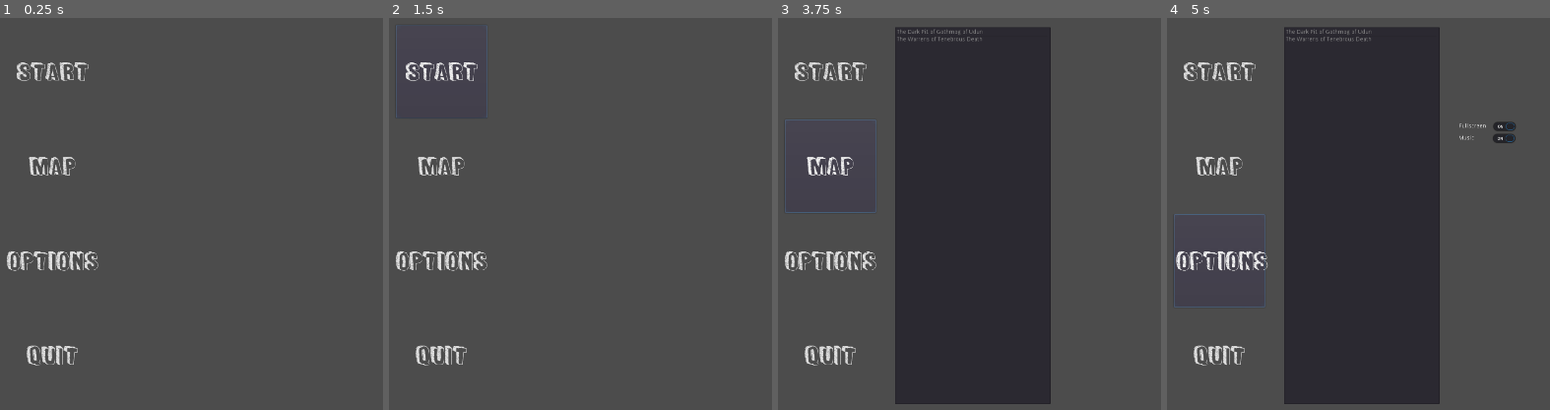
Above: before the commit, frames 1-4 (left to right).
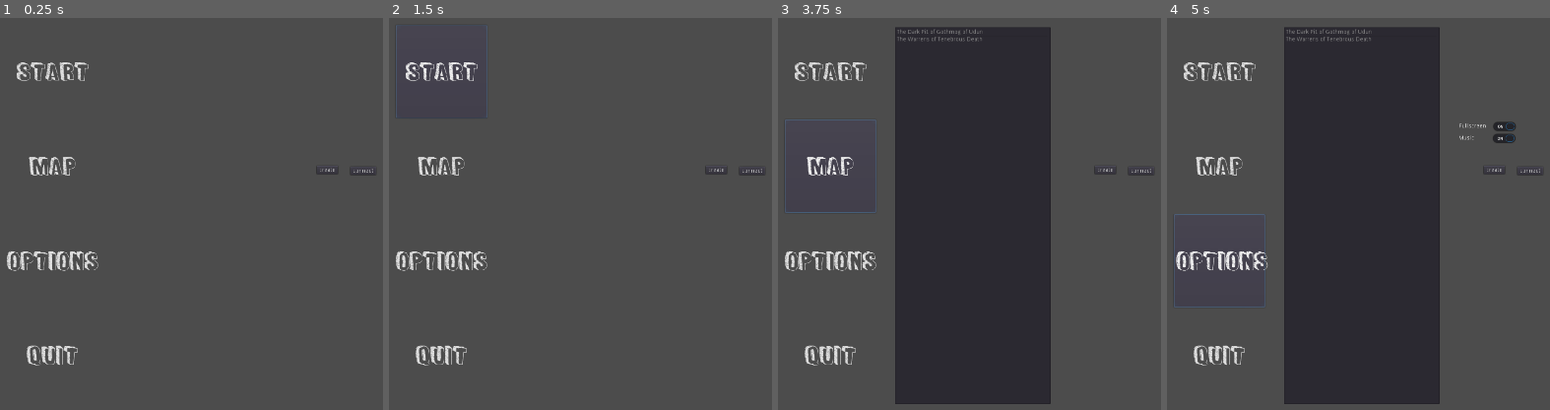
Above: after the commit, the same moments.

Repository: Lexxn0x3/Dungeons_and_Dragons
Game: Godot game, scene res://Main.tscn
Two runs of this game, one before a commit and one after it. Both use one fixed random seed, a clock stepped at 60 frames per second and the inputs below. The engine's default icon, where the game draws it, is replaced by a stand-in: a white triangle on a blue panel in a dark square.
Inputs (mouse positions are in pixels of both pictures, inside the frame that each line leads up to):
- Up to frame 1 (0.25 s): no input
- Up to frame 2 (1.5 s): click (714, 170) at 0.5 s, where only the run after the commit has a clickable "create"; click "Start" at 1.25 s
- Up to frame 3 (3.75 s): click "Start" at 2 s; click (1141, 170) at 2.75 s, where only the run after the commit has a clickable "connect"; click "Map" at 3.5 s
- Up to frame 4 (5 s): click "Options" at 4.25 s

The runs differ from the first frame. In frame 1, less than 0.1% of the frame differs, in the area x 82-98%, y 37-41%; in frame 2, less than 0.1%; in frame 3, less than 0.1%; in frame 4, less than 0.1%.

Commit message:
basic connection

Diff:
--- a/Game GoDot/MainMenu/MainMenu.gd
+++ b/Game GoDot/MainMenu/MainMenu.gd
@@ -49,3 +49,13 @@
 
 func _on_Options_pressed():
 	get_parent()._instance_options()                                            #calls the funktion _instance_optons from the MainScene                           #gets value form the file and returns it
+
+
+func _on_create_Button2_pressed():
+	Network.create_server()
+	print(get_tree().get_network_unique_id())
+
+
+func _on_connect_Button_pressed():
+	Network.connect_to_server()
+	print(get_tree().get_network_unique_id())
--- a/Game GoDot/MainMenu/MainMenu.tscn
+++ b/Game GoDot/MainMenu/MainMenu.tscn
@@ -115,8 +115,27 @@
 margin_right = 198.637
 margin_bottom = -19.9688
 text = "Fullscreen"
+
+[node name="Button" type="Button" parent="."]
+margin_left = 957.633
+margin_top = 426.476
+margin_right = 1020.63
+margin_bottom = 446.476
+text = "connect"
+__meta__ = {
+"_edit_use_anchors_": false
+}
+
+[node name="Button2" type="Button" parent="."]
+margin_left = 876.215
+margin_top = 423.892
+margin_right = 928.215
+margin_bottom = 443.892
+text = "create"
 [connection signal="pressed" from="MarginContainer/HBoxContainer/VBoxContainer/Start" to="." method="_on_Start_pressed"]
 [connection signal="pressed" from="MarginContainer/HBoxContainer/VBoxContainer/Map" to="." method="_on_Map_pressed"]
 [connection signal="pressed" from="MarginContainer/HBoxContainer/VBoxContainer/Options" to="." method="_on_Options_pressed"]
 [connection signal="pressed" from="MarginContainer/HBoxContainer/VBoxContainer/Quit" to="." method="_on_Quit_pressed"]
 [connection signal="pressed" from="CheckBox" to="." method="_on_CheckBox_pressed"]
+[connection signal="pressed" from="Button" to="." method="_on_connect_Button_pressed"]
+[connection signal="pressed" from="Button2" to="." method="_on_create_Button2_pressed"]
--- /dev/null
+++ b/Game GoDot/Network.gd
@@ -0,0 +1,56 @@
+extends Node
+
+const DEFAULT_IP = '127.0.0.1'
+const DEFAULT_PORT = 3141
+const MAX_PLAYERS = 5
+
+
+func create_server():
+	var peer = NetworkedMultiplayerENet.new()
+	peer.create_server(DEFAULT_PORT, MAX_PLAYERS)
+	get_tree().set_network_peer(peer)
+
+func connect_to_server():
+	var peer = NetworkedMultiplayerENet.new()
+	peer.create_client(DEFAULT_IP, DEFAULT_PORT)
+	get_tree().set_network_peer(peer)
+
+# Connect all functions
+
+func _ready():
+	get_tree().connect("network_peer_connected", self, "_player_connected")
+	get_tree().connect("network_peer_disconnected", self, "_player_disconnected")
+	get_tree().connect("connected_to_server", self, "_connected_ok")
+	get_tree().connect("connection_failed", self, "_connected_fail")
+	get_tree().connect("server_disconnected", self, "_server_disconnected")
+
+# Player info, associate ID to data
+var player_info = {}
+# Info we send to other players
+var my_info = { name = "Johnson Magenta", favorite_color = Color8(255, 0, 255) }
+
+func _player_connected(id):
+	rpc_id(id, "register_player", my_info)
+	print("player connected: ")
+	print(id)
+	print(player_info)
+
+func _player_disconnected(id):
+	player_info.erase(id) # Erase player from info.
+
+func _connected_ok():
+	pass # Only called on clients, not server. Will go unused; not useful here.
+
+func _server_disconnected():
+	print("disconnected")
+
+func _connected_fail():
+	print("connection failed")
+
+remote func register_player(info):
+	# Get the id of the RPC sender.
+	var id = get_tree().get_rpc_sender_id()
+	# Store the info
+	player_info[id] = info
+
+	# Call function to update lobby UI here
--- a/Game GoDot/project.godot
+++ b/Game GoDot/project.godot
@@ -18,6 +18,10 @@
 config/name="Dungeons & Dragons"
 run/main_scene="res://Main.tscn"
 config/icon="res://icon.png"
+
+[autoload]
+
+Network="*res://Network.gd"
 
 [display]
 
Not shown, changed: Game GoDot/export_presets.cfg
Not shown, added: Exports/Windows/Game01.03.2020.exe
Not shown, added: Exports/Windows/Game01.03.2020.pck
